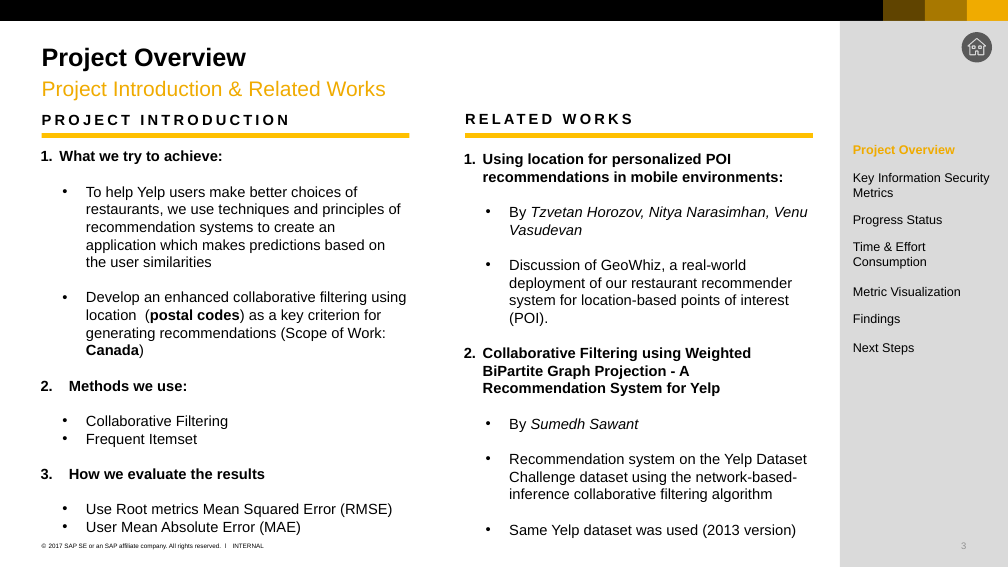
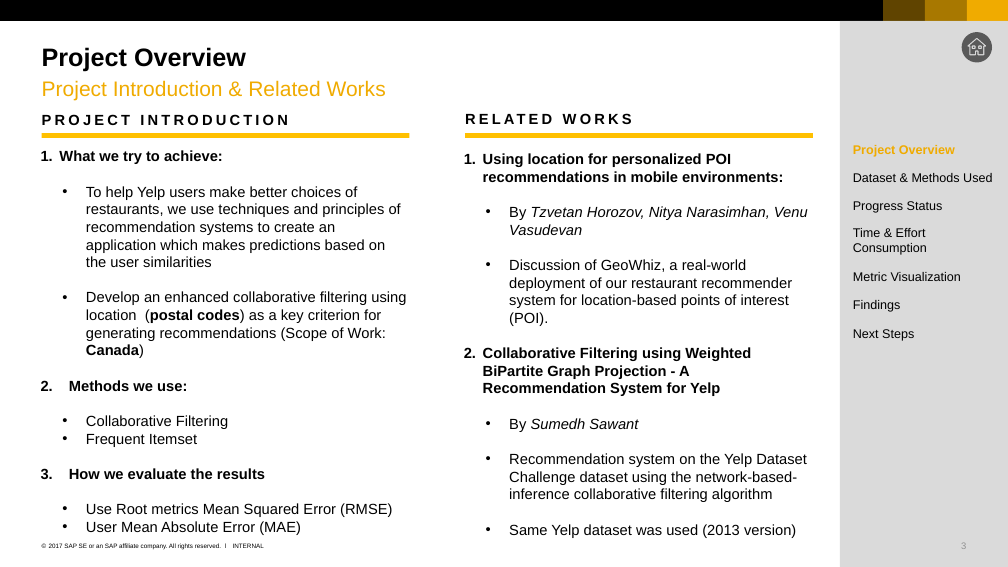
Before and after one commit to nguyenthanhtung2605/yelp-data-analysis, a slide deck: slide 3 of project_yelp_recommendation/yelp_presentation.pptx. Drawn at 1008x567 pixels with LibreOffice and Linux fonts; fonts in the diff are those of the drawing. Boxes give left, top, right and bottom in pixels: in the first picture for what was removed or moved away, otherwise in the second. Text is boxed around its words. In the diff, an @@ line names an element or a change of style, - is before the commit and + after.

```diff
--- a/project_yelp_recommendation/yelp_presentation.pptx
+++ b/project_yelp_recommendation/yelp_presentation.pptx
@@ text at bbox=[853, 173, 992, 182]: text changed @@
-Key Information Security Metrics
+Dataset & Methods Used
@@ 5 texts: place and size @@
-5 texts at bbox=[853, 215, 961, 355]
+5 texts at bbox=[853, 201, 961, 341]
```
Also in this commit, not shown: 2 other slides changed, 1 other file.
